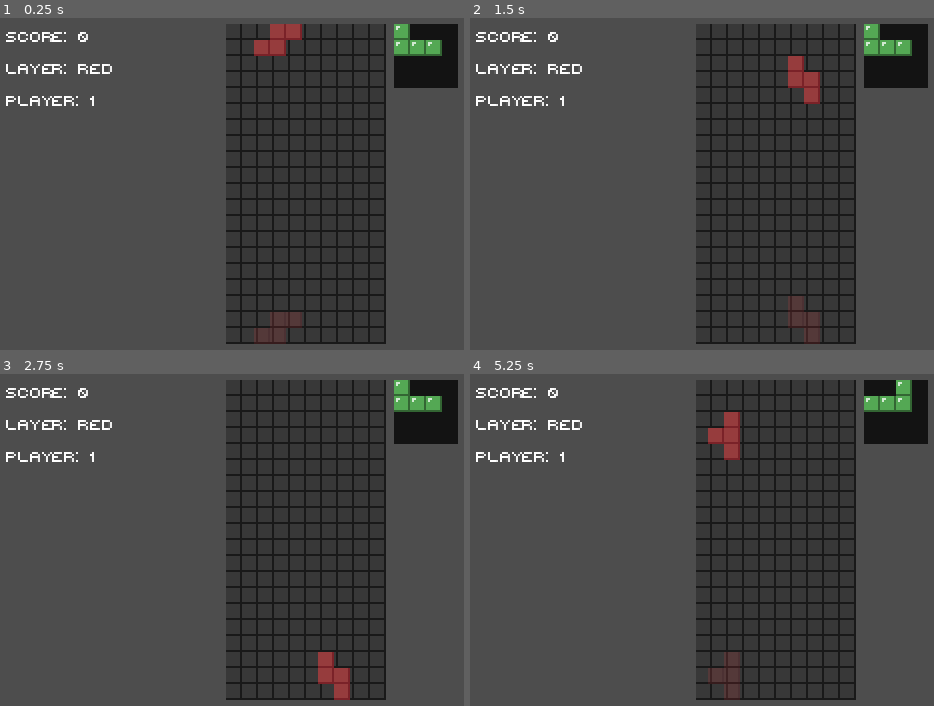
Above: before the commit, frames 1-4 (two rows, left to right).
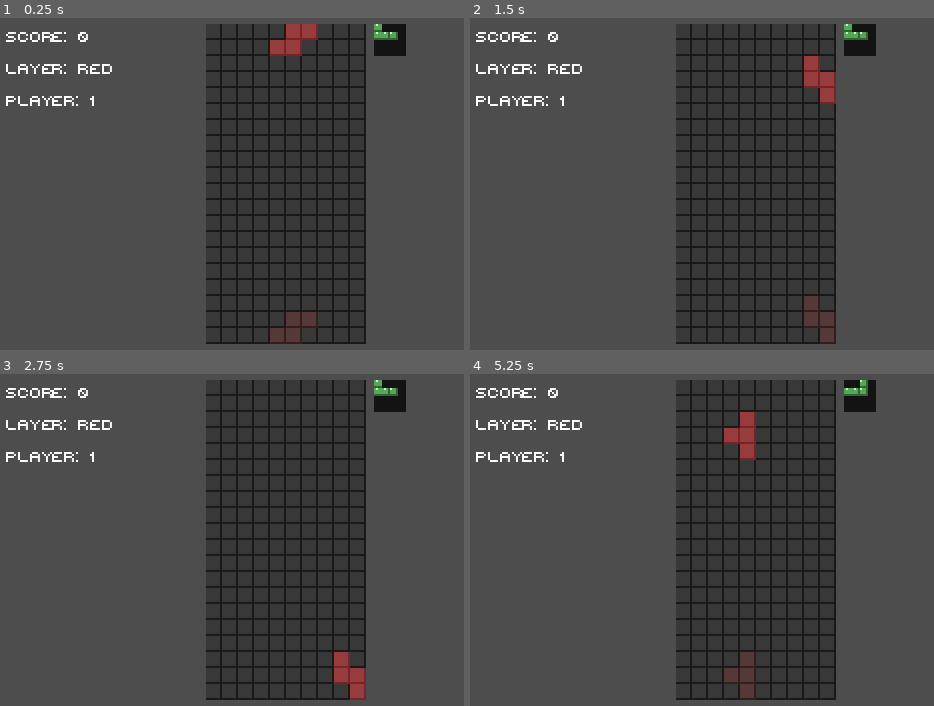
Above: after the commit, the same moments.

Repository: EnesBaytekin/pigmenta
Game: Godot game, scene res://scenes/game/test_game.tscn
The game is run twice, just before and just after one commit, with the same random seed, the same clock (stepped at 60 frames per second) and the same inputs. This scene is started directly instead of the project's main scene.
Inputs (mouse positions are in pixels of both pictures, inside the frame that each line leads up to):
- Up to frame 1 (0.25 s): no input
- Up to frame 2 (1.5 s): tap Enter at 0.5 s; move the mouse to (915, 167) at 0.52 s; hold D (move_right) 0.53-1.28 s; hold G (rotate_ccw) 0.53-1.28 s; click (915, 167) at 0.67 s; move the mouse to (646, 200) at 1.27 s; hold S (move_down) from 1.28 s (still down); tap F (rotate_cw) at 1.35 s
- Up to frame 3 (2.75 s): move the mouse to (371, 460) at 2.02 s; release S (move_down) at 2.03 s; hold D (move_right) from 2.03 s (still down); hold G (rotate_ccw) from 2.03 s (still down)
- Up to frame 4 (5.25 s): tap Tab (restart_game) at 2.75, 3.5, 5 s; move the mouse to (743, 613) at 2.77 s; release G (rotate_ccw) at 2.78 s; tap F (rotate_cw) at 2.85, 4.35 s; click (743, 613) at 2.92 s; move the mouse to (outside the picture) at 3.52 s; release D (move_right) at 3.53 s; hold G (rotate_ccw) 3.53-4.28 s; hold A (move_left) 3.53-5.03 s; move the mouse to (586, 486) at 4.27 s; move the mouse to (808, 540) at 5.02 s; hold S (move_down) from 5.03 s (still down); hold G (rotate_ccw) from 5.03 s (still down); click (808, 540) at 5.17 s

The runs differ from the first frame. In frame 1, 12% of the frame differs, in the area x 44-99%, y 1-99%; in frame 2, 13%; in frame 3, 12%; in frame 4, 13%.

Commit message:
feat: add side by side mode

Diff:
--- a/scripts/game/grid_renderer.gd
+++ b/scripts/game/grid_renderer.gd
@@ -30,6 +30,7 @@
 # Next piece preview
 var preview_cell_sprites: Array = []  # 3D array: [layer][y][x]
 var preview_grid_size: Vector2i = Vector2i(4, 4)  # Preview grid boyutu
+var preview_cell_size: Vector2 = Vector2(4, 4)  # Preview hücre boyutu (ana gridden daha küçük)
 var preview_backgrounds: Array = []  # Her preview için arka plan ColorRect
 
 # Ghost piece
@@ -45,8 +46,10 @@
 # Aktif katman (side-by-side modda piece positioning için)
 var current_layer_idx: int = 0
 
-# Highlight (aktif katman için)
-var layer_highlight: ColorRect
+# Highlight (aktif katman için) - çerçeve
+var layer_highlight: Node2D
+var layer_highlight_color: Color = Color.WHITE
+var layer_highlight_rect: Rect2 = Rect2()
 
 func _ready():
 	# Sprite sheet loader oluştur
@@ -55,6 +58,16 @@
 
 	_create_grid_background()
 	_create_layer_highlight()
+
+func _draw():
+	# Layer highlight çerçevesini çiz
+	if layer_highlight != null and layer_highlight.visible:
+		var rect = layer_highlight_rect
+		# 1 pixel çizgilerle çerçeve çiz
+		draw_line(rect.position, rect.position + Vector2(rect.size.x, 0), layer_highlight_color, 1.0)  # Üst
+		draw_line(rect.position + Vector2(rect.size.x, 0), rect.position + rect.size, layer_highlight_color, 1.0)  # Sağ
+		draw_line(rect.position + rect.size, rect.position + Vector2(0, rect.size.y), layer_highlight_color, 1.0)  # Alt
+		draw_line(rect.position + Vector2(0, rect.size.y), rect.position, layer_highlight_color, 1.0)  # Sol
 
 func _process(delta):
 	# Smooth animasyon - hedef pozisyonlara lerp
@@ -113,8 +126,7 @@
 
 # Layer highlight (aktif katmanın çerçevesi)
 func _create_layer_highlight():
-	layer_highlight = ColorRect.new()
-	layer_highlight.color = Color.TRANSPARENT
+	layer_highlight = Node2D.new()
 	layer_highlight.z_index = 100
 	add_child(layer_highlight)
 
@@ -192,7 +204,7 @@
 	# Grid boyutunu hesapla
 	var grid_width = grid_size.x * cell_size.x
 	var grid_height = grid_size.y * cell_size.y
-	var preview_width = preview_grid_size.x * cell_size.x
+	var preview_width = preview_grid_size.x * preview_cell_size.x
 
 	# Her "unit" = grid + spacing + preview
 	var unit_width = grid_width + 4 + preview_width  # 4px spacing between grid and preview
@@ -215,15 +227,9 @@
 
 	# Ortalamak için base offset hesapla (parent node pozisyonu zaten (120, 10), onu dikkate al)
 	# Ekran genişliği 320, parent (120, 10) konumunda
-	# Tek grid için parent zaten uygun, ama multiple grid için offset gerekli
-	var base_offset_x = 0.0
-	if view_mode == Constants.ViewMode.SIDE_BY_SIDE:
-		# Ortalamak için parent pozisyonundan offset hesapla
-		# Parent (120, 10) tek grid için optimize edilmiş (320/2 - 80/2 = 120)
-		# Şimdi total_width için ortalama hesapla
-		var ideal_start = (320 - total_width) / 2.0  # Ekranda ideal başlangıç
-		var current_parent = 120.0  # Parent pozisyonu (scene'den)
-		base_offset_x = ideal_start - current_parent
+	var ideal_start = (320 - total_width) / 2.0  # Ekranda ideal başlangıç
+	var current_parent = 120.0  # Parent pozisyonu (scene'den)
+	var base_offset_x = ideal_start - current_parent
 
 	# Arkaplanları ayarla
 	if grid_background != null:
@@ -292,7 +298,7 @@
 			if layer_idx < preview_backgrounds.size():
 				var bg = preview_backgrounds[layer_idx]
 				bg.position = Vector2(preview_x, preview_y)
-				bg.size = Vector2(preview_grid_size.x * cell_size.x, preview_grid_size.y * cell_size.y)
+				bg.size = Vector2(preview_grid_size.x * preview_cell_size.x, preview_grid_size.y * preview_cell_size.y)
 				bg.visible = (view_mode == Constants.ViewMode.SIDE_BY_SIDE) or (view_mode == Constants.ViewMode.OVERLAPPED and layer_idx == 0)
 
 			# Preview sprite'ları
@@ -302,8 +308,8 @@
 						if y < preview_cell_sprites[layer_idx].size() and x < preview_cell_sprites[layer_idx][y].size():
 							var sprite: Sprite2D = preview_cell_sprites[layer_idx][y][x]
 							sprite.position = Vector2(
-								preview_x + x * cell_size.x,
-								preview_y + y * cell_size.y
+								preview_x + x * preview_cell_size.x,
+								preview_y + y * preview_cell_size.y
 							)
 							sprite.texture_filter = CanvasItem.TEXTURE_FILTER_NEAREST
 
@@ -406,7 +412,7 @@
 
 	# Layer offset hesapla (layout ile tutarlı)
 	var grid_width = grid_size.x * cell_size.x
-	var preview_width = preview_grid_size.x * cell_size.x
+	var preview_width = preview_grid_size.x * preview_cell_size.x
 	var unit_width = grid_width + 4 + preview_width
 
 	var grid_spacing = 20
@@ -479,7 +485,7 @@
 
 	# Layer offset hesapla (layout ile tutarlı)
 	var grid_width = grid_size.x * cell_size.x
-	var preview_width = preview_grid_size.x * cell_size.x
+	var preview_width = preview_grid_size.x * preview_cell_size.x
 	var unit_width = grid_width + 4 + preview_width
 
 	var grid_spacing = 20
@@ -562,7 +568,7 @@
 						var sprite: Sprite2D = preview_cell_sprites[layer_idx][preview_y][preview_x]
 						sprite.texture = sprite_loader.get_solid_sprite(piece_color)
 						sprite.modulate = Color.WHITE
-						sprite.scale = Vector2(1, 1)
+						sprite.scale = Vector2(0.5, 0.5)  # 4x4 için 8x8 texture'ı küçült
 						sprite.visible = true
 
 # Aktif katmanı vurgula
@@ -572,7 +578,7 @@
 			# Layout hesaplamaları (tutarlı olması için)
 			var grid_width = grid_size.x * cell_size.x
 			var grid_height = grid_size.y * cell_size.y
-			var preview_width = preview_grid_size.x * cell_size.x
+			var preview_width = preview_grid_size.x * preview_cell_size.x
 			var unit_width = grid_width + 4 + preview_width
 
 			var grid_spacing = 20
@@ -591,17 +597,18 @@
 			var current_parent = 120.0
 			var base_offset_x = ideal_start - current_parent
 
-			layer_highlight.color = color
-			layer_highlight.color.a = 0.3  # Şeffaf highlight
-			layer_highlight.position = Vector2(
-				base_offset_x + layer_idx * (unit_width + grid_spacing),
-				0
+			# Çerçeve rengi ve pozisyonu ayarla
+			layer_highlight_color = color
+			layer_highlight_rect = Rect2(
+				Vector2(base_offset_x + layer_idx * (unit_width + grid_spacing), 0),
+				Vector2(grid_width, grid_height)
 			)
-			layer_highlight.size = Vector2(grid_width, grid_height)
 			layer_highlight.visible = true
+			queue_redraw()  # Çerçeveyi yeniden çiz
 	else:
 		if layer_highlight != null:
 			layer_highlight.visible = false
+			queue_redraw()
 
 # Sprite temizleme fonksiyonları
 func _clear_all_sprites():
